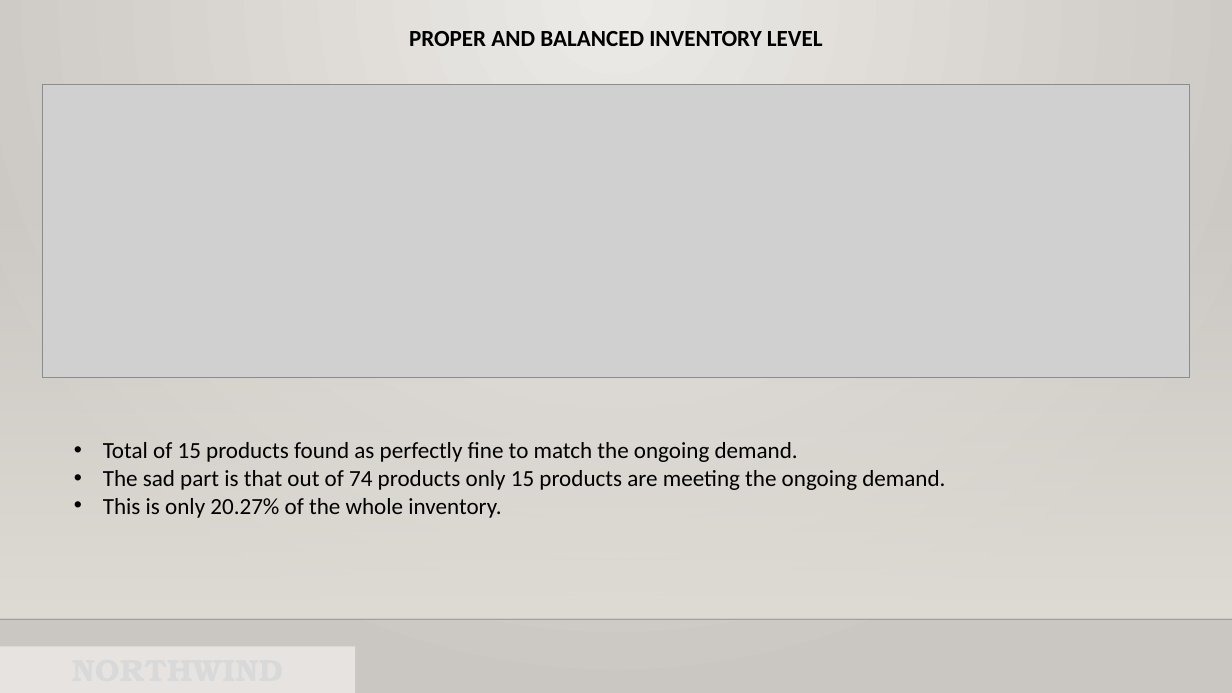
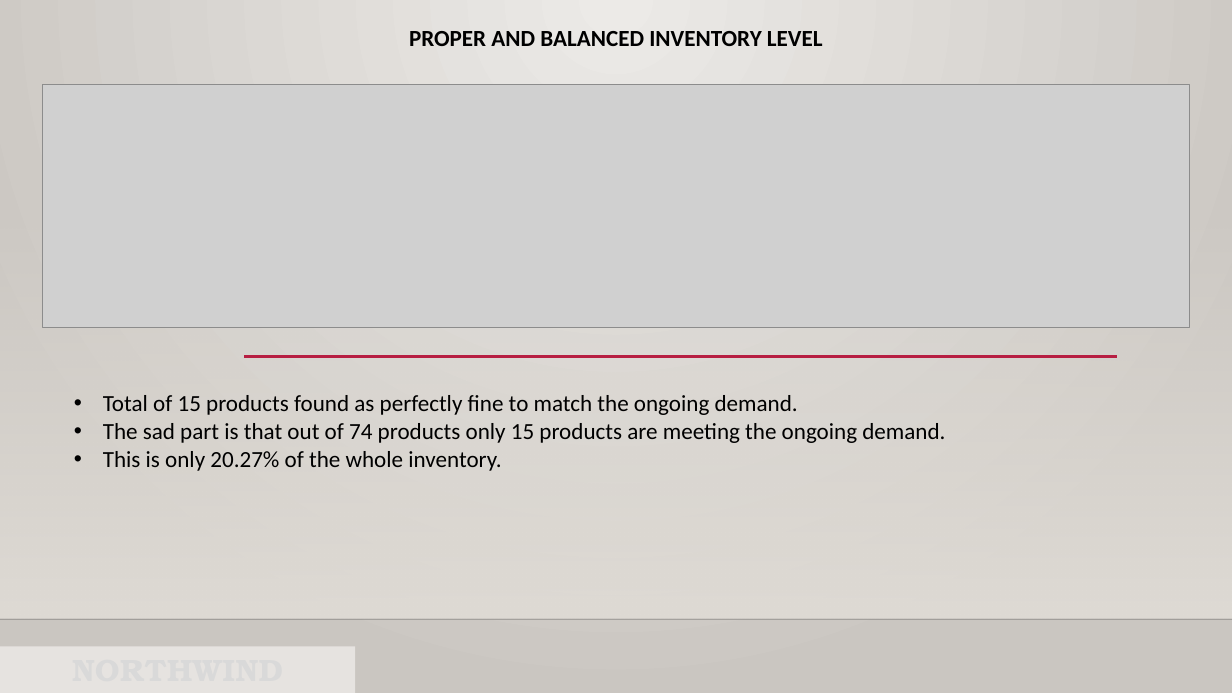
Before and after one commit to firoz-nagaria/Northwind_Inventory_Levels, a slide deck: slide 3 of presentation/northwind_project_report.pptx. Drawn at 1232x693 pixels with LibreOffice and Linux fonts; fonts in the diff are those of the drawing; grey boxes stand for pictures; background and template pictures are left out. Boxes give left, top, right and bottom in pixels: in the first picture for what was removed or moved away, otherwise in the second. Text is boxed around its words. In the diff, an @@ line names an element or a change of style, - is before the commit and + after.

```diff
--- a/presentation/northwind_project_report.pptx
+++ b/presentation/northwind_project_report.pptx
@@ picture: place and size @@
-picture at bbox=[43, 85, 1190, 378]
+picture at bbox=[43, 85, 1190, 328]
@@ line added from (244, 357) to (1117, 357), #B71E42 2.5 pt @@
@@ text "Total of 15 products found ...": place and size @@
-text "Total of 15 products found ..." at bbox=[103, 442, 945, 518]
+text "Total of 15 products found ..." at bbox=[103, 395, 945, 471]
```
Also in this commit, not shown: 4 other slides changed.
